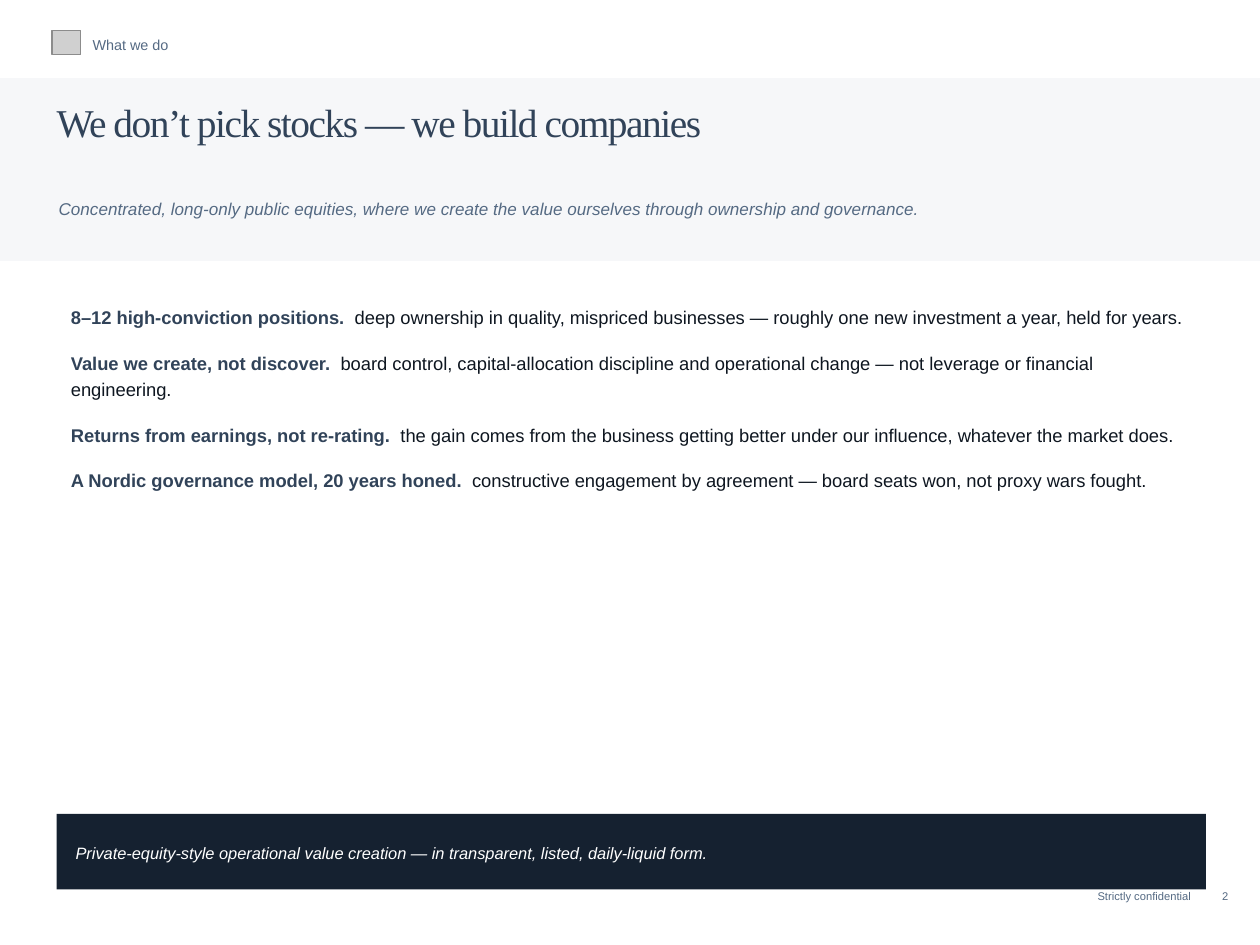
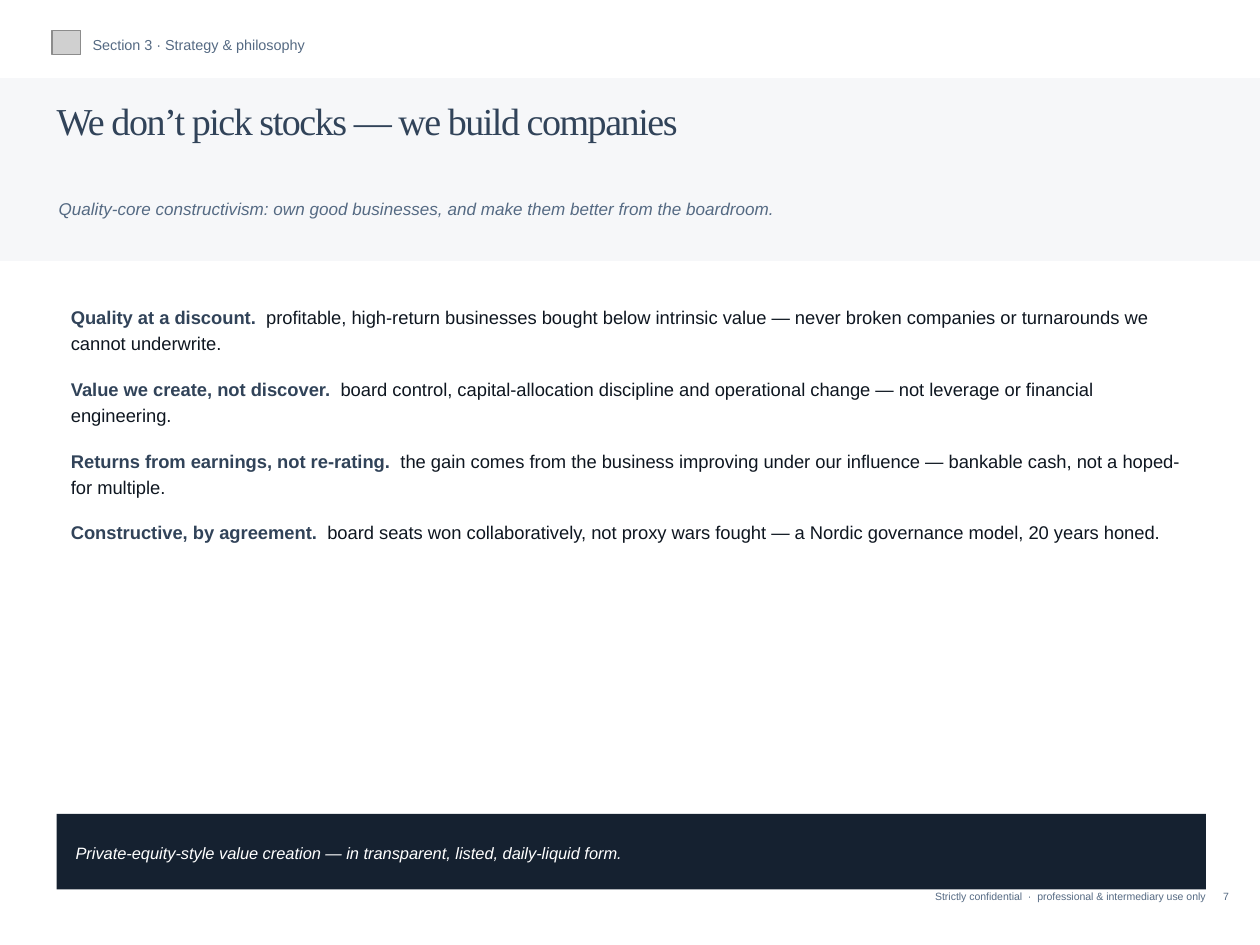
Before and after one commit to charette-lab/Claude, a slide deck: slide 8 of Athanase_Investment_Trust_Pitch.pptx (slide 3 before the commit). Drawn at 1260x945 pixels with LibreOffice and Linux fonts; fonts in the diff are those of the drawing; grey boxes stand for pictures. Boxes give left, top, right and bottom in pixels: in the first picture for what was removed or moved away, otherwise in the second. Text is boxed around its words. In the diff, an @@ line names an element or a change of style, - is before the commit and + after.

```diff
--- a/Athanase_Investment_Trust_Pitch.pptx
+++ b/Athanase_Investment_Trust_Pitch.pptx
@@ text at (93,39,305,53): text changed @@
-What we do
+Section 3 · Strategy & philosophy
@@ text "We don’t pick stocks — ..." at (57,108,678,143): size 24 to 23.2 pt @@
@@ text at (59,202,773,219): text changed @@
-Concentrated, long-only public equities, where we create the value ourselves through ownership and governance.
+Quality-core constructivism: own good businesses, and make them better from the boardroom.
@@ text at (71,310,1148,350): text changed @@
-8–12 high-conviction positions. deep ownership in quality, mispriced businesses — roughly one new investment a year, held for years.
+Quality at a discount. profitable, high-return businesses bought below intrinsic value — never broken companies or turnarounds we cannot underwrite.
@@ text at (71,454,1180,543): text changed @@
-Returns from earnings, not re-rating. the gain comes from the business getting better under our influence, whatever the market does.
-A Nordic governance model, 20 years honed. constructive engagement by agreement — board seats won, not proxy wars fought.
+Returns from earnings, not re-rating. the gain comes from the business improving under our influence — bankable cash, not a hoped-for multiple.
+Constructive, by agreement. board seats won collaboratively, not proxy wars fought — a Nordic governance model, 20 years honed.
@@ text at (76,847,621,862): text changed @@
-Private-equity-style operational value creation — in transparent, listed, daily-liquid form.
+Private-equity-style value creation — in transparent, listed, daily-liquid form.
@@ text at (935,892,1229,902): text changed; size 6.8 to 6.4 pt @@
-Strictly confidential 2
+Strictly confidential · professional & intermediary use only 7
```
Also in this commit, not shown: 8 other slides changed, 10 slides added, 1 other file.
